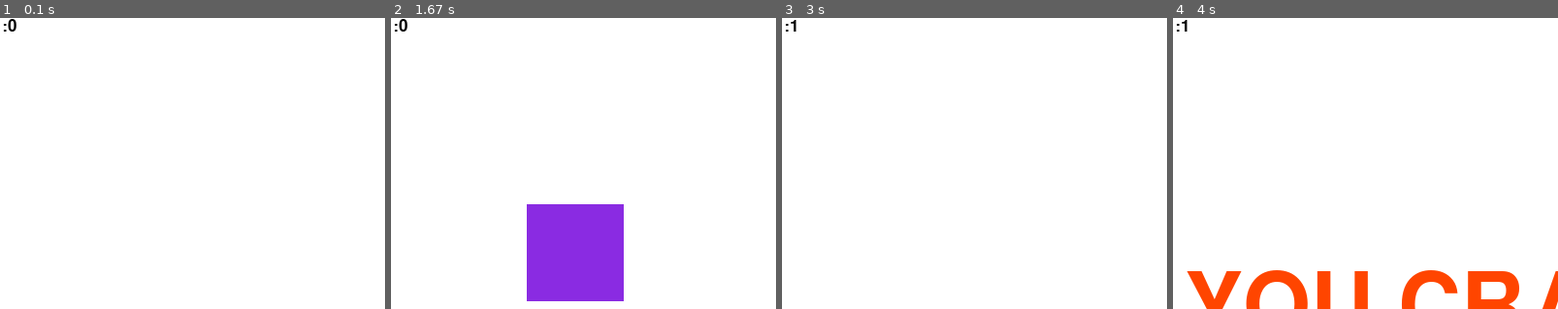
Above: before the commit, frames 1-4 (left to right).
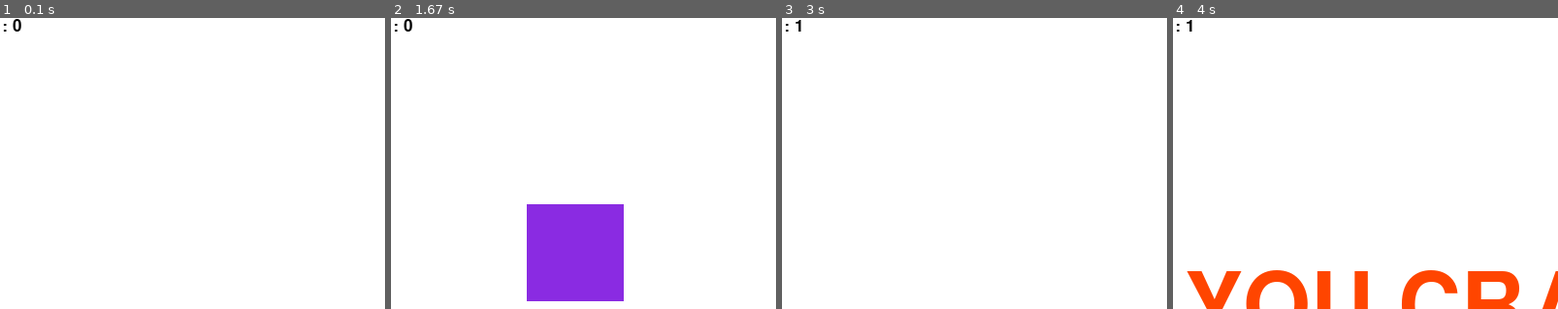
Above: after the commit, the same moments.

Repository: iAshkanRahmani/CarRace
Game: pygame game, started from pygame1.py
Same seed, same stepped clock (60 frames per second), same inputs: the game is played once before the commit and once after it.
Inputs:
- Up to frame 1 (0.1 s): no input
- Up to frame 2 (1.67 s): hold Right 0.33-0.8 s; hold Right 0.83-1.3 s; hold Left from 1.33 s (still down)
- Up to frame 3 (3 s): release Left at 1.87 s; hold Left 1.9-2.3 s; hold Right 2.33-2.97 s
- Up to frame 4 (4 s): hold Left 3-3.47 s; hold Right 3.5-3.97 s
The pictures show only the part of the screen within x 6-56%, y 0-50%; the shares and areas given below are measured in that part.

The runs differ from the first frame. In frame 1, 0.1% of the frame differs, in the area x 2-6%, y 0-5%; in frame 2, 0.1%; in frame 3, less than 0.1%; in frame 4, less than 0.1%.

Commit message:
fix counter score posion

Diff:
--- a/pygame1.py
+++ b/pygame1.py
@@ -26,7 +26,7 @@
 
 def score(count):
     font = pygame.font.SysFont(None , 25)
-    text = font.render("Score :"+str(count),True,black)
+    text = font.render("Score : "+str(count),True,black)
     gameDisplay.blit(text,(0,0))
 
 def stuff(stuffx,stuffy,stuffw,stuffh,color):
@@ -107,7 +107,6 @@
                 stuff_speed +=1
 
         if y < stuff_starty + stuff_height:
-            print ("Y Rad shod ")
             if x > stuff_startx and x < stuff_startx + stuff_witdth or x + car_width > stuff_startx and x + car_width < stuff_startx + stuff_witdth:
                 crash()
         pygame.display.update()
